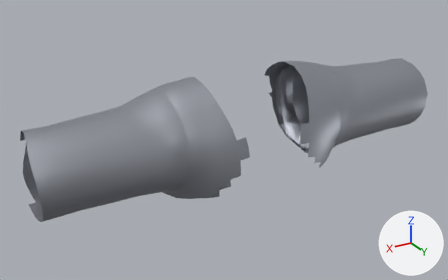
Renders of the glTF model assets/armor/armure_spalieres.glb from each side of a commit.
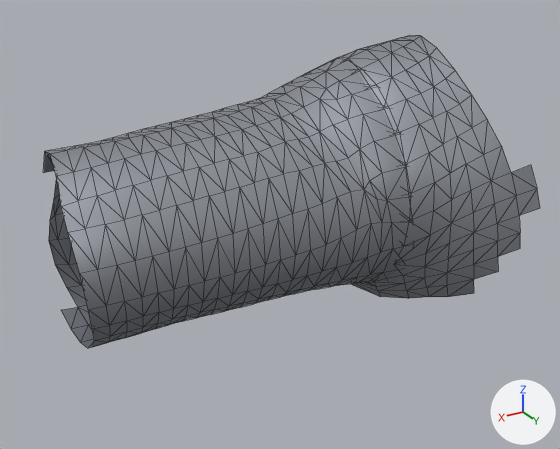
The first picture shows the older version from a 50 mm camera at (0.687, 1.097, 1.922) aimed at (0.043, 0.024, 1.386). The close-ups show the older and then the newer version on the part from 0% to 58% of the width and 22% to 96% of the height of that picture. Only the edits that show in the close-ups are written down. Every picture has the same lights, and +X, +Y and +Z are marked at lower right. The close-ups show mesh edges as thin lines. Vertices at exactly the same position are counted once.

In view in the first close-up: 'armure_spalieres'.
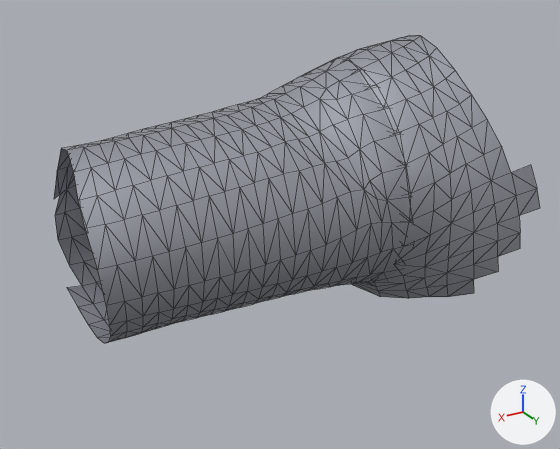
The change in detail:
me_armure_spalieres is used by ob_armure_spalieres; location (0.0, 0.0, 0.0).
me_armure_spalieres had 1356 vertices, 2588 faces and spanned x -0.476..0.476, y -0.1..0.159, z 1.315..1.54.
me_armure_spalieres now has 1320 vertices, 2516 faces and spans x -0.463..0.463, y -0.1..0.159, z 1.315..1.54.
Part 1, on me_armure_spalieres:
18 vertices are removed from x 0.461..0.476, y -0.031..0.123, z 1.327..1.499.
36 faces are deleted.
Other edits to the shape of me_armure_spalieres do not show in these pictures.

Changed parts and their boxes (x1, y1, x2, y2) in the close-ups (560 x 449 px):
'armure_spalieres', reshaped
    before: (43, 35, 540, 348)
    after: (54, 35, 540, 344)
part 1 of me_armure_spalieres, deleted
    before: (43, 148, 111, 348)
